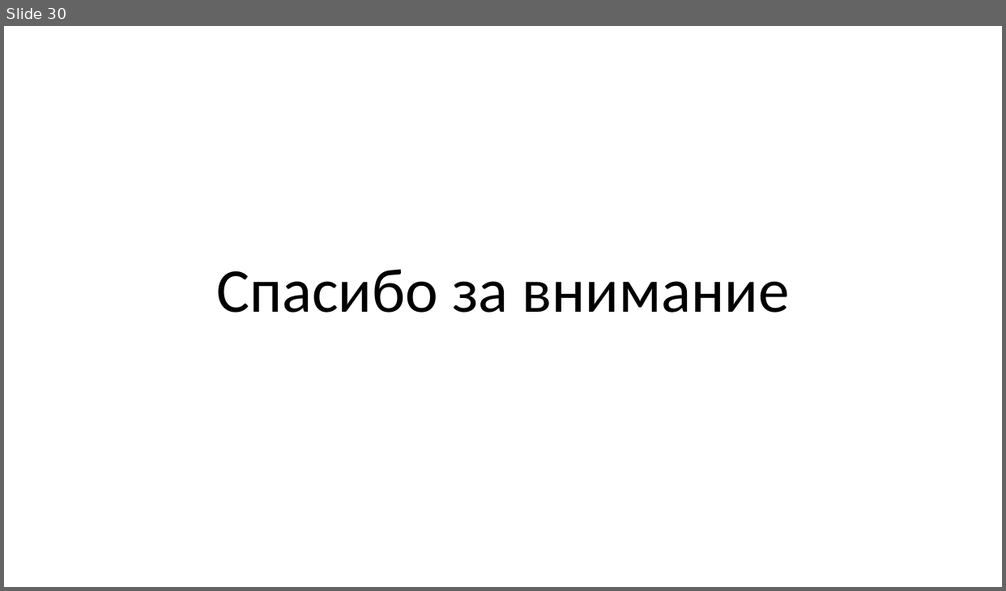
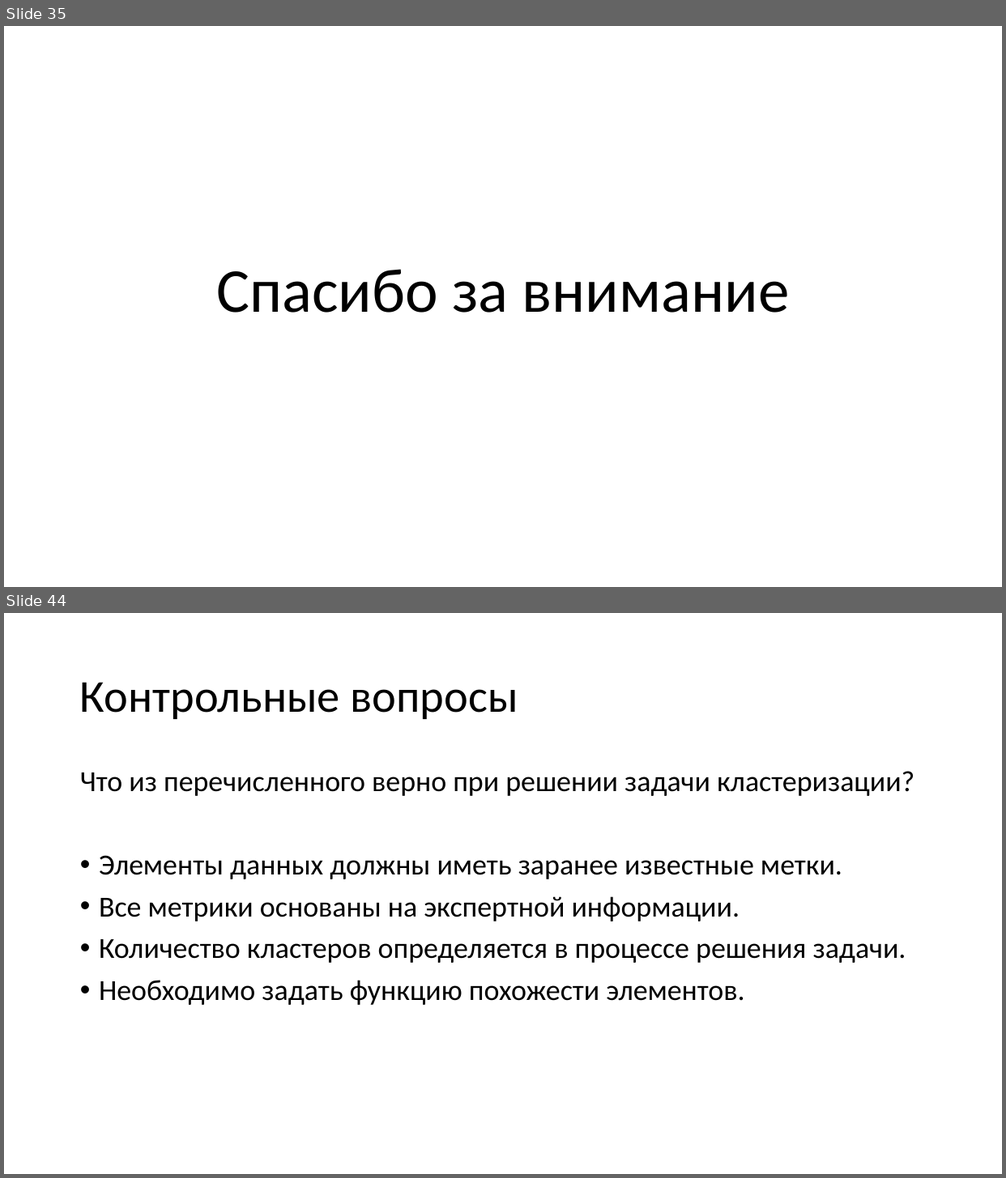
Before and after one commit to mosalov/AI_main_lectures, a slide deck: Лекция 2 23_09_2020.pptx. Shown one above the other, each under a label of ours: slide 30 before the commit, slides 35 and 44 after it; the slides between them are not shown. The pictures are 1006x591 and 1006x1178 pixels, drawn with LibreOffice and Linux fonts; fonts in the diff are those of the drawing. Boxes give left, top, right and bottom in pixels: in the first picture for what was removed or moved away, otherwise in the second. Text is boxed around its words. In the diff, an @@ line names an element or a change of style, - is before the commit and + after.

```diff
--- a/Лекция 2 23_09_2020.pptx
+++ b/Лекция 2 23_09_2020.pptx
@@ slide 44 added at [4, 613, 1002, 1174], background #FFFFFF @@
@@ title added at [80, 682, 518, 719], 44 pt, text #000000 @@
+Контрольные вопросы
@@ text added at [80, 771, 914, 1005], 28 pt, text #000000 @@
+Что из перечисленного верно при решении задачи кластеризации?
+• Элементы данных должны иметь заранее известные метки.
+• Все метрики основаны на экспертной информации.
+• Количество кластеров определяется в процессе решения задачи.
+• Необходимо задать функцию похожести элементов.
@@ what was slide 30 is now slide 35 @@
```
Also in this commit, not shown: 1 slide changed, 13 other slides added, 3 other files.
